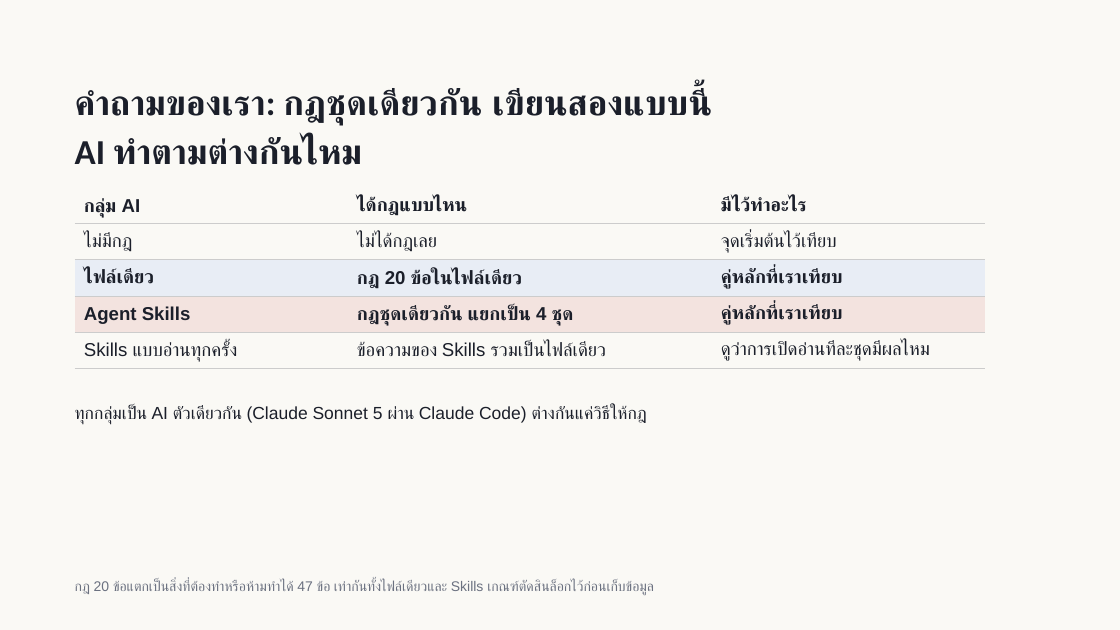
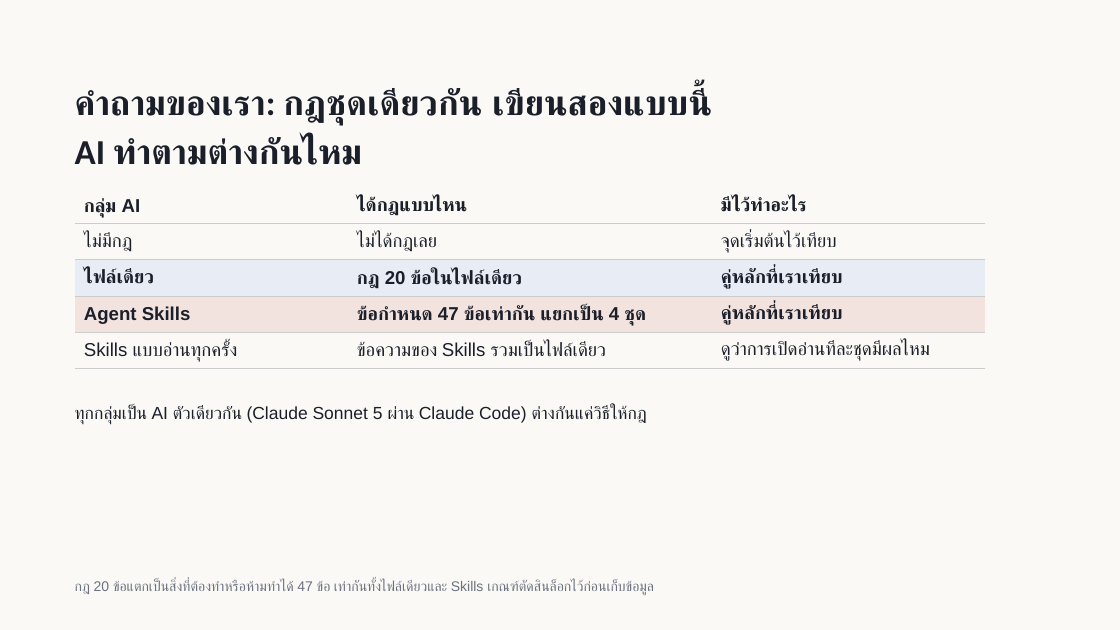
Before and after one commit to Teerapab149/skillbench, a slide deck: slide 5 of presentation-final/SkillBench-final-TH.pptx. Drawn at 1120x630 pixels with LibreOffice and Linux fonts; fonts in the diff are those of the drawing. Boxes give left, top, right and bottom in pixels: in the first picture for what was removed or moved away, otherwise in the second. Text is boxed around its words. In the diff, an @@ line names an element or a change of style, - is before the commit and + after.

```diff
--- a/presentation-final/SkillBench-final-TH.pptx
+++ b/presentation-final/SkillBench-final-TH.pptx
@@ table at [75,188,985,366] @@
-row 4, column 2: กฎชุดเดียวกัน แยกเป็น 4 ชุด
+row 4, column 2: ข้อกำหนด 47 ข้อเท่ากัน แยกเป็น 4 ชุด
```
Also in this commit, not shown: 1 other slide changed, 49 other files.
